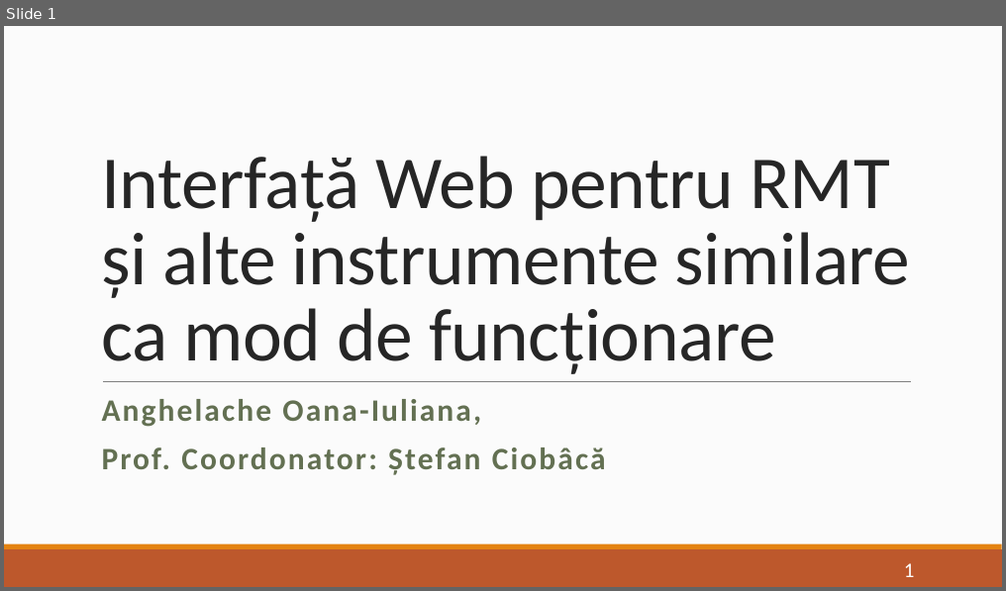
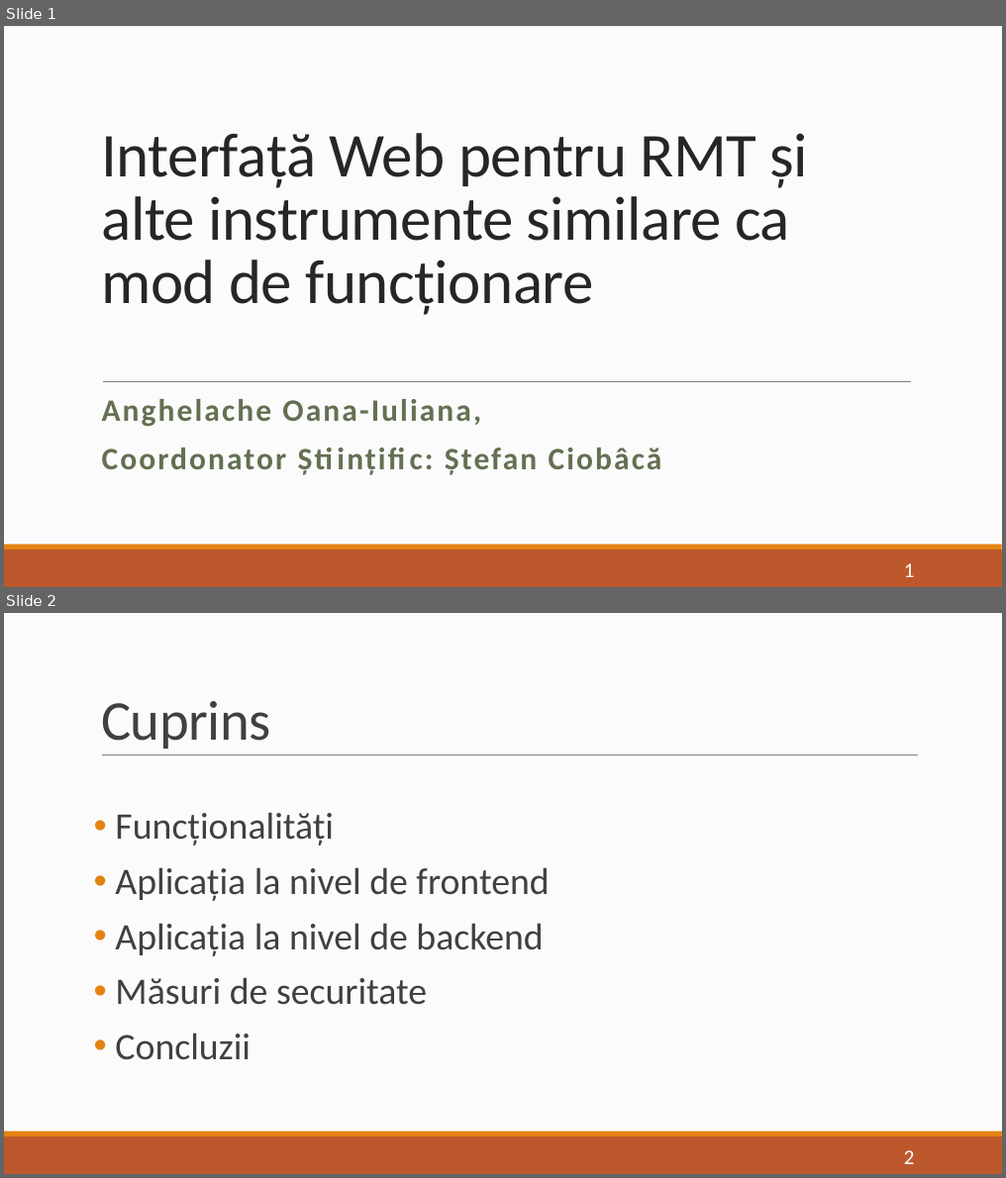
Before and after one commit to oana-a/Licenta2017, a slide deck: Licenta2017AnghelacheOana-Iuliana/Prezentare.pptx. Shown one above the other, each under a label of ours: slide 1 before the commit, slides 1 and 2 after it. The pictures are 1006x591 and 1006x1178 pixels, drawn with LibreOffice and Linux fonts; fonts in the diff are those of the drawing. Boxes give left, top, right and bottom in pixels: in the first picture for what was removed or moved away, otherwise in the second. Text is boxed around its words. In the diff, an @@ line names an element or a change of style, - is before the commit and + after.

```diff
--- a/Licenta2017AnghelacheOana-Iuliana/Prezentare.pptx
+++ b/Licenta2017AnghelacheOana-Iuliana/Prezentare.pptx
@@ slide 2 added at (4,613,1002,1174), background #FCFCFC; not listed: 2 template elements that a slide beside it also shows @@
@@ title added at (101,701,270,749), 54 pt, text #404040 @@
+Cuprins
@@ line added from (102, 756) to (918, 756), #808080 0.5 pt @@
@@ text added at (115,812,548,1060), 36 pt, text #404040 @@
+• Funcționalități
+• Aplicația la nivel de frontend
+• Aplicația la nivel de backend
+• Măsuri de securitate
+• Concluzii
@@ page number added at (904,1151,915,1164), 20 pt, text #FFFFFF @@
+2
@@ slide 1 changed as well @@
@@ title "Interfață Web pentru RMT și ...": place and size @@
-title "Interfață Web pentru RMT și ..." at (101,156,910,374)
+title "Interfață Web pentru RMT și ..." at (102,133,808,315)
@@ title "Interfață Web pentru RMT și ..." at (102,133,808,315): size 72 to 60 pt @@
@@ subtitle at (102,448,662,475): text changed @@
-Prof. Coordonator: Ștefan Ciobâcă
+Coordonator Științific: Ștefan Ciobâcă
```
Also in this commit, not shown: 7 other slides added, 1 slide removed.
